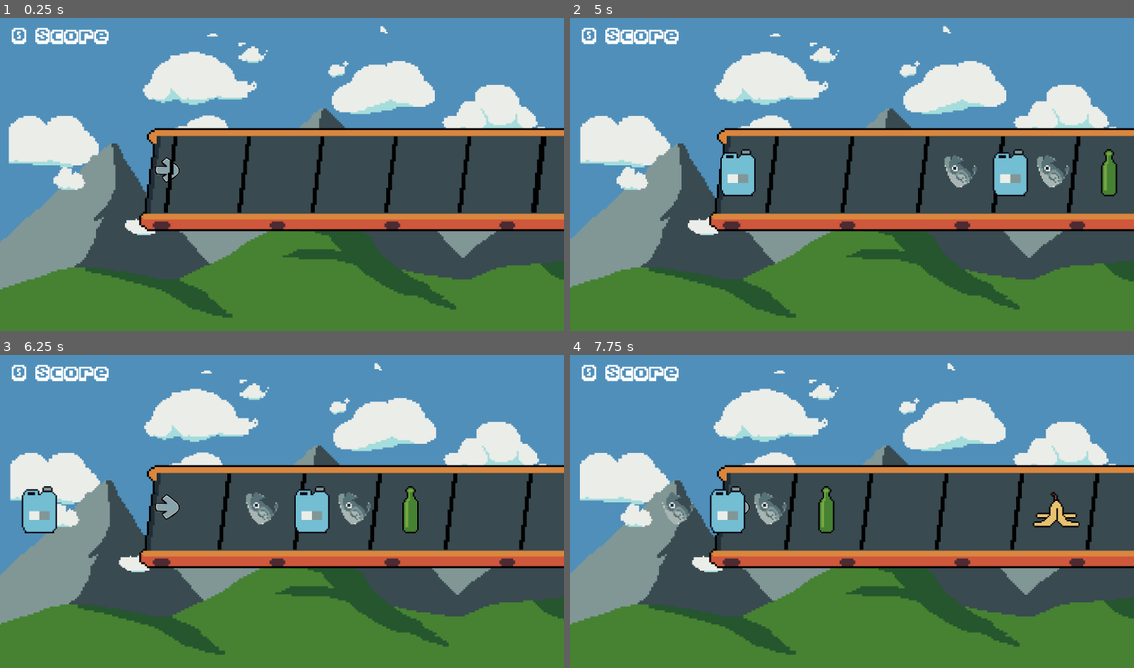
Above: before the commit, frames 1-4 (two rows, left to right).
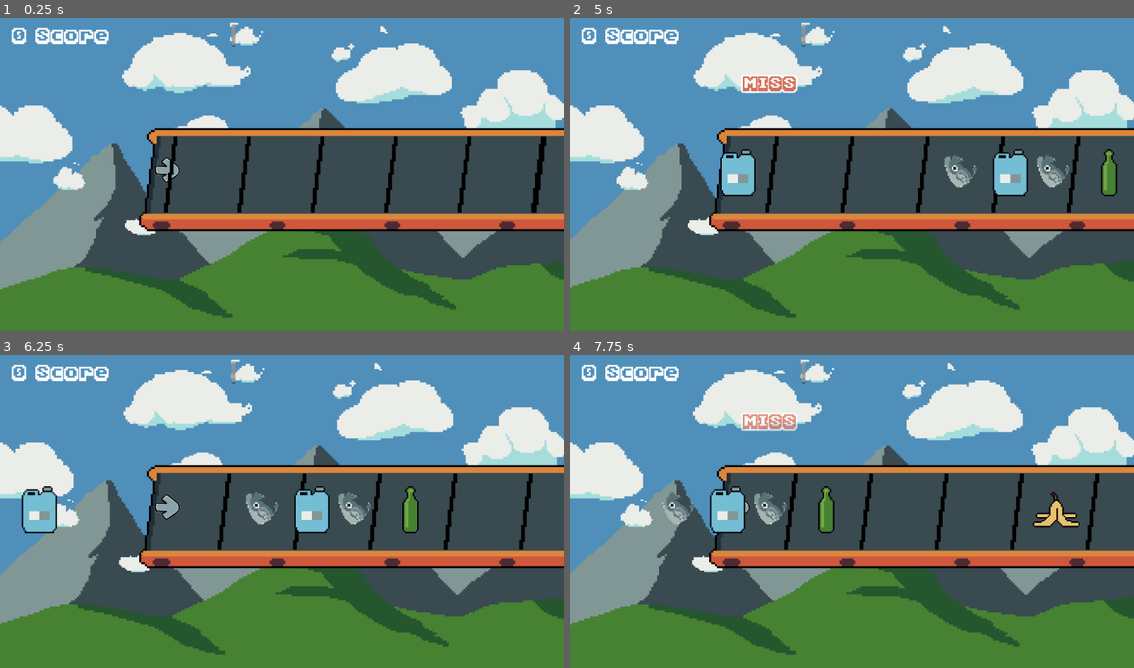
Above: after the commit, the same moments.

Repository: piperinnshall/wlgg-world-day
Game: Godot game, scene res://src/stages/stage_one.tscn
Same seed, same stepped clock (60 frames per second), same inputs: the game is played once before the commit and once after it.
Inputs:
- Up to frame 1 (0.25 s): no input
- Up to frame 2 (5 s): no input
- Up to frame 3 (6.25 s): no input
- Up to frame 4 (7.75 s): no input

The runs differ from the first frame. In frame 1, 8.5% of the frame differs, in the area x 0-100%, y 1-48%; in frame 2, 8.5%; in frame 3, 8.3%; in frame 4, 8.5%.

Commit message:
feat: Combos (#13)
* feat: Add score text

* feat: Add combos

Diff:
--- a/assets/buttontheme.tres
+++ b/assets/buttontheme.tres
@@ -833,6 +833,11 @@
 cache/0/16/0/glyphs/268435475/size = Vector2(10, 14)
 cache/0/16/0/glyphs/268435475/uv_rect = Rect2(192, 118, 10, 14)
 cache/0/16/0/glyphs/268435475/texture_idx = 0
+cache/0/16/0/glyphs/402653187/advance = Vector2(4.15625, 16.0938)
+cache/0/16/0/glyphs/402653187/offset = Vector2(0, 0)
+cache/0/16/0/glyphs/402653187/size = Vector2(0, 0)
+cache/0/16/0/glyphs/402653187/uv_rect = Rect2(0, 0, 0, 0)
+cache/0/16/0/glyphs/402653187/texture_idx = -1
 
 [sub_resource type="StyleBoxFlat" id="StyleBoxFlat_354pa"]
 content_margin_left = 4.0
--- a/src/nodes/background.tscn
+++ b/src/nodes/background.tscn
@@ -17,6 +17,7 @@
 
 [node name="BGClouds" type="Sprite2D" parent="."]
 position = Vector2(50, 65)
+scale = Vector2(1.13, 1.13)
 texture = ExtResource("2_gyn1g")
 script = ExtResource("2_s3qma")
 speed = 0.2
--- a/src/nodes/level_ui.tscn
+++ b/src/nodes/level_ui.tscn
@@ -12,8 +12,18 @@
 unique_name_in_owner = true
 offset_left = 24.0
 offset_top = 20.0
-offset_right = 279.0
-offset_bottom = 139.0
+offset_right = 481.0
+offset_bottom = 66.0
 theme_override_fonts/normal_font = ExtResource("2_0s7e0")
 theme_override_font_sizes/normal_font_size = 55
 text = "0 Score"
+
+[node name="ComboLabel" type="RichTextLabel" parent="CanvasLayer"]
+unique_name_in_owner = true
+offset_left = 24.0
+offset_top = 64.0
+offset_right = 510.0
+offset_bottom = 113.0
+theme_override_fonts/normal_font = ExtResource("2_0s7e0")
+theme_override_font_sizes/normal_font_size = 55
+text = "0 Combo"
--- a/src/nodes/main_menu.tscn
+++ b/src/nodes/main_menu.tscn
@@ -6,6 +6,10 @@
 [ext_resource type="FontFile" uid="uid://hq1cuctk4xfx" path="res://assets/font/NewHiScore.ttf" id="4_ce3t7"]
 
 [sub_resource type="StyleBoxEmpty" id="StyleBoxEmpty_ce3t7"]
+
+[sub_resource type="StyleBoxEmpty" id="StyleBoxEmpty_u0oob"]
+
+[sub_resource type="StyleBoxEmpty" id="StyleBoxEmpty_fag5v"]
 
 [sub_resource type="StyleBoxEmpty" id="StyleBoxEmpty_151an"]
 
@@ -55,6 +59,7 @@
 mouse_force_pass_scroll_events = false
 theme_override_fonts/normal_font = ExtResource("4_ce3t7")
 theme_override_font_sizes/normal_font_size = 17
+theme_override_styles/focus = SubResource("StyleBoxEmpty_u0oob")
 text = "PLAY"
 fit_content = true
 horizontal_alignment = 1
@@ -63,9 +68,11 @@
 [node name="Quit" type="Button" parent="MarginContainer/VBoxContainer"]
 layout_mode = 2
 theme = ExtResource("2_phhmh")
+theme_override_styles/focus = SubResource("StyleBoxEmpty_fag5v")
 text = "          "
 
 [node name="RichTextLabel" type="RichTextLabel" parent="MarginContainer/VBoxContainer/Quit"]
+layout_mode = 0
 offset_left = 2.47053
 offset_top = -0.200287
 offset_right = 42.4705
--- a/src/nodes/score_press_text.tscn
+++ b/src/nodes/score_press_text.tscn
@@ -2,6 +2,33 @@
 
 [ext_resource type="Script" uid="uid://dlslruqlb6nkh" path="res://src/scripts/score_press_text.gd" id="1_1g1vi"]
 [ext_resource type="FontFile" uid="uid://hq1cuctk4xfx" path="res://assets/font/NewHiScore.ttf" id="1_6u0pp"]
+
+[sub_resource type="Animation" id="Animation_wa66o"]
+length = 0.001
+tracks/0/type = "value"
+tracks/0/imported = false
+tracks/0/enabled = true
+tracks/0/path = NodePath("ScoreTextLabel:modulate")
+tracks/0/interp = 1
+tracks/0/loop_wrap = true
+tracks/0/keys = {
+"times": PackedFloat32Array(0),
+"transitions": PackedFloat32Array(1),
+"update": 0,
+"values": [Color(1, 1, 1, 1)]
+}
+tracks/1/type = "value"
+tracks/1/imported = false
+tracks/1/enabled = true
+tracks/1/path = NodePath("ScoreTextLabel:position")
+tracks/1/interp = 1
+tracks/1/loop_wrap = true
+tracks/1/keys = {
+"times": PackedFloat32Array(0),
+"transitions": PackedFloat32Array(1),
+"update": 0,
+"values": [Vector2(0, 0)]
+}
 
 [sub_resource type="Animation" id="Animation_1g1vi"]
 resource_name = "fall"
@@ -9,7 +36,7 @@
 tracks/0/type = "value"
 tracks/0/imported = false
 tracks/0/enabled = true
-tracks/0/path = NodePath("RichTextLabel:modulate")
+tracks/0/path = NodePath("ScoreTextLabel:modulate")
 tracks/0/interp = 1
 tracks/0/loop_wrap = true
 tracks/0/keys = {
@@ -21,7 +48,7 @@
 tracks/1/type = "value"
 tracks/1/imported = false
 tracks/1/enabled = true
-tracks/1/path = NodePath("RichTextLabel:position")
+tracks/1/path = NodePath("ScoreTextLabel:position")
 tracks/1/interp = 1
 tracks/1/loop_wrap = true
 tracks/1/keys = {
@@ -45,33 +72,6 @@
 }]
 }
 
-[sub_resource type="Animation" id="Animation_wa66o"]
-length = 0.001
-tracks/0/type = "value"
-tracks/0/imported = false
-tracks/0/enabled = true
-tracks/0/path = NodePath("RichTextLabel:modulate")
-tracks/0/interp = 1
-tracks/0/loop_wrap = true
-tracks/0/keys = {
-"times": PackedFloat32Array(0),
-"transitions": PackedFloat32Array(1),
-"update": 0,
-"values": [Color(1, 1, 1, 1)]
-}
-tracks/1/type = "value"
-tracks/1/imported = false
-tracks/1/enabled = true
-tracks/1/path = NodePath("RichTextLabel:position")
-tracks/1/interp = 1
-tracks/1/loop_wrap = true
-tracks/1/keys = {
-"times": PackedFloat32Array(0),
-"transitions": PackedFloat32Array(1),
-"update": 0,
-"values": [Vector2(0, 0)]
-}
-
 [sub_resource type="AnimationLibrary" id="AnimationLibrary_cc2da"]
 _data = {
 &"RESET": SubResource("Animation_wa66o"),
@@ -81,7 +81,7 @@
 [node name="ScorePressText" type="Node2D"]
 script = ExtResource("1_1g1vi")
 
-[node name="RichTextLabel" type="RichTextLabel" parent="."]
+[node name="ScoreTextLabel" type="RichTextLabel" parent="."]
 offset_right = 285.0
 offset_bottom = 102.0
 theme_override_colors/default_color = Color(0.811765, 0.341176, 0.235294, 1)
@@ -89,7 +89,7 @@
 theme_override_constants/outline_size = 17
 theme_override_fonts/normal_font = ExtResource("1_6u0pp")
 theme_override_font_sizes/normal_font_size = 50
-text = "PERFECT"
+bbcode_enabled = true
 horizontal_alignment = 1
 
 [node name="AnimationPlayer" type="AnimationPlayer" parent="."]
--- a/src/scripts/key_listener.gd
+++ b/src/scripts/key_listener.gd
@@ -27,28 +27,47 @@
 		if key_moving_queue.front().has_passed:
 			key_moving_queue.pop_front()
 
+			var st_instance = score_text.instantiate() as Node2D
+			get_tree().get_root().call_deferred("add_child", st_instance)
+			st_instance.set_text("MISS")
+			st_instance.global_position = global_position - Vector2(100, 200)
+			Signals.reset_combo.emit()
+
 		# If key is pressed pop from queue
 		if Input.is_action_just_pressed(key_up) or Input.is_action_just_pressed(key_down):
 			var key_to_pop = key_moving_queue.pop_front()
 
 			var distance_from_passed = abs(key_to_pop.pass_limit - key_to_pop.global_position.x)
 
+			var score_text_str: String = ""
+
 			if distance_from_passed < perfect_limit:
 				Signals.increment_score.emit(perfect_score)
+				score_text_str = "PERFECT"
+				Signals.increment_combo.emit()
 			elif distance_from_passed < great_limit:
 				Signals.increment_score.emit(great_score)
+				score_text_str = "GREAT"
+				Signals.increment_combo.emit()
 			elif distance_from_passed < good_limit:
 				Signals.increment_score.emit(good_score)
+				score_text_str = "GOOD"
+				Signals.increment_combo.emit()
 			elif distance_from_passed < okay_limit:
 				Signals.increment_score.emit(okay_score)
+				score_text_str = "OKAY"
+				Signals.increment_combo.emit()
+			else:
+				score_text_str = "MISS"
+				Signals.reset_combo.emit()
 
 			#TODO: Animations
 			key_to_pop.queue_free()
 
 			var st_instance = score_text.instantiate() as Node2D
 			get_tree().get_root().call_deferred("add_child", st_instance)
-			st_instance.global_position.x = global_position.x - 50
-			st_instance.global_position.y = global_position.y - 200
+			st_instance.set_text(score_text_str)
+			st_instance.global_position = global_position - Vector2(100, 200)
 
 func create_moving_key():
 	var km_inst = key_moving.instantiate()
--- a/src/scripts/level_ui.gd
+++ b/src/scripts/level_ui.gd
@@ -1,10 +1,23 @@
 extends Node2D
 
 var score: int = 0
+var combo_count: int = 0
 
 func _ready() -> void:
 	Signals.increment_score.connect(increment_score)
+	Signals.increment_combo.connect(increment_combo)
+	Signals.reset_combo.connect(reset_combo)
+
+	reset_combo()
 
 func increment_score(increment: int):
 	score += increment
 	%ScoreLabel.text = str(score) +  " Score"
+
+func increment_combo():
+	combo_count += 1
+	%ComboLabel.text = str(combo_count) + "x combo"
+
+func reset_combo():
+	combo_count = 0
+	%ComboLabel.text = ""
--- a/src/scripts/score_press_text.gd
+++ b/src/scripts/score_press_text.gd
@@ -1 +1,22 @@
 extends Node2D
+
+# perfect cf573c
+# great e6dd25
+# good a7dd25
+# ok 8dbfc7
+# miss 5a5758
+
+func set_text(text: String):
+	$ScoreTextLabel.text = text
+
+	match text:
+		"PERFECT":
+			$ScoreTextLabel.set("theme_override_colors/default_color", Color("cf573c"))
+		"GREAT":
+			$ScoreTextLabel.set("theme_override_colors/default_color", Color("e6dd25"))
+		"GOOD":
+			$ScoreTextLabel.set("theme_override_colors/default_color", Color("a7dd25"))
+		"OK":
+			$ScoreTextLabel.set("theme_override_colors/default_color", Color("8dbfc7"))
+		"_":
+			$ScoreTextLabel.set("theme_override_colors/default_color", Color("cf573c"))
--- a/src/scripts/signals.gd
+++ b/src/scripts/signals.gd
@@ -1,3 +1,6 @@
 extends Node2D
 
 signal increment_score(increment: int)
+
+signal increment_combo()
+signal reset_combo()
Not shown: 1 places in src/nodes/main_menu.tscn that only renumber resources
